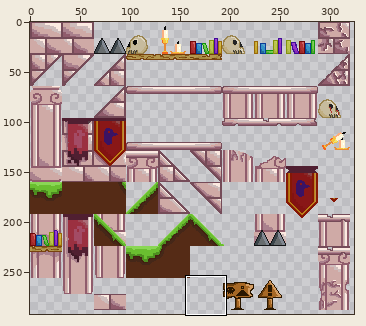
File history of a sprite sheet, assets/graphics/tilesets/brick_tileset.png. Above: a wide view before the commit, with the close-up outlined.
Close-up. Before the commit:
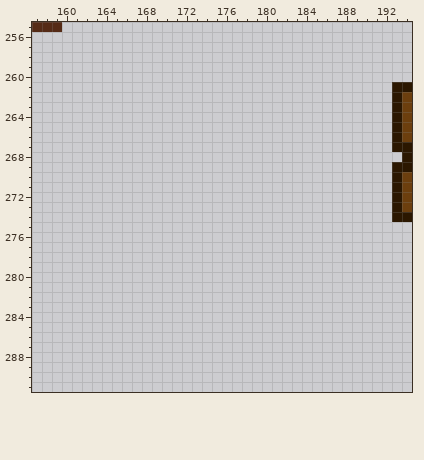
The file is 340x315 pixels. Colours within 5 levels of each other are drawn and written as one. Shown: x 157..194, y 255..291. The wide view leaves out empty margins.
Once edited:
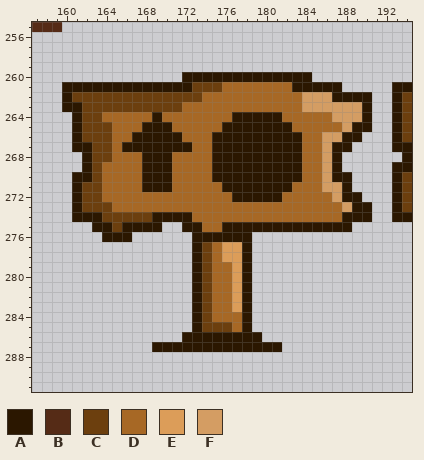
Palette (. is transparent): A #2b1700  B #552b16  C #6c3f0e  D #a76825  E #dc9d59  F #d49d63
Edits made:
Colour A is added in row 260 at x 172 to 184; in row 261 at x 160 to 172 and 183 to 187; in row 262 at x 160 and 187 to 190; in row 263 at x 160 to 161 and 190; in row 264 at x 161, 169, 177 to 181 and 190; in row 265 at x 161, 168 to 170, 176 to 182 and 189 to 190.
Colour A is added in row 266 at x 161, 167 to 171, 175 to 183 and 188 to 189; in row 267 at x 161 to 162, 166 to 172, 175 to 183 and 187 to 188; in rows 268 to 269 at x 162, 168 to 170, 175 to 183 and 187; in row 270 at x 161 to 162, 168 to 170, 175 to 183 and 187 to 188; in row 271 at x 161, 168 to 170, 176 to 182 and 188; in row 272 at x 161, 177 to 181 and 188 to 189.
Colour A is added in row 273 at x 161 and 189 to 190; in row 274 at x 161 to 163, 169 to 172 and 188 to 190; in row 275 at x 163 to 164, 166 to 169, 172 to 173 and 176 to 188; in row 276 at x 164 to 166 and 173 to 178; in rows 277 to 285 at x 173 and 178; in row 286 at x 172 to 179.
Colour A is added in row 287 at x 169 to 181.
Colour C is added in row 261 at x 173 to 175; in row 262 at x 161 to 173; in row 263 at x 162 to 171; in row 264 at x 162 to 163; in rows 265 to 266 at x 162 to 164; in rows 267 to 268 at x 163 to 164.
Colour C is added in rows 269 to 270 at x 163; in rows 271 to 272 at x 162 to 163; in row 273 at x 162 to 164; in row 274 at x 164 to 168; in row 275 at x 165; in rows 277 to 284 at x 174.
Colour C is added in row 285 at x 174 to 176.
Colour D is added in row 261 at x 176 to 182; in row 262 at x 174 to 183; in row 263 at x 172 to 183; in row 264 at x 164 to 168, 170 to 176 and 182 to 186; in row 265 at x 165 to 167, 171 to 175 and 183 to 187; in row 266 at x 165 to 166, 172 to 174 and 184 to 185.
Colour D is added in row 267 at x 165, 173 to 174 and 184 to 185; in row 268 at x 165 to 167, 171 to 174 and 184 to 185; in rows 269 to 270 at x 164 to 167, 171 to 174 and 184 to 185; in row 271 at x 164 to 167, 171 to 175 and 183 to 185; in row 272 at x 164 to 176 and 182 to 186; in row 273 at x 165 to 187.
Colour D is added in row 274 at x 173 to 187; in row 275 at x 174 to 175; in rows 277 to 278 at x 175; in rows 279 to 283 at x 175 to 176; in row 284 at x 175 to 177; in row 285 at x 177.
Colour E is added in rows 277 to 278 at x 176 to 177; in rows 279 to 283 at x 177.
Colour F is added in row 262 at x 184 to 186; in row 263 at x 184 to 189; in row 264 at x 187 to 189; in row 265 at x 188; in row 266 at x 186 to 187; in rows 267 to 270 at x 186.
Colour F is added in row 271 at x 186 to 187; in row 272 at x 187; in row 273 at x 188.
